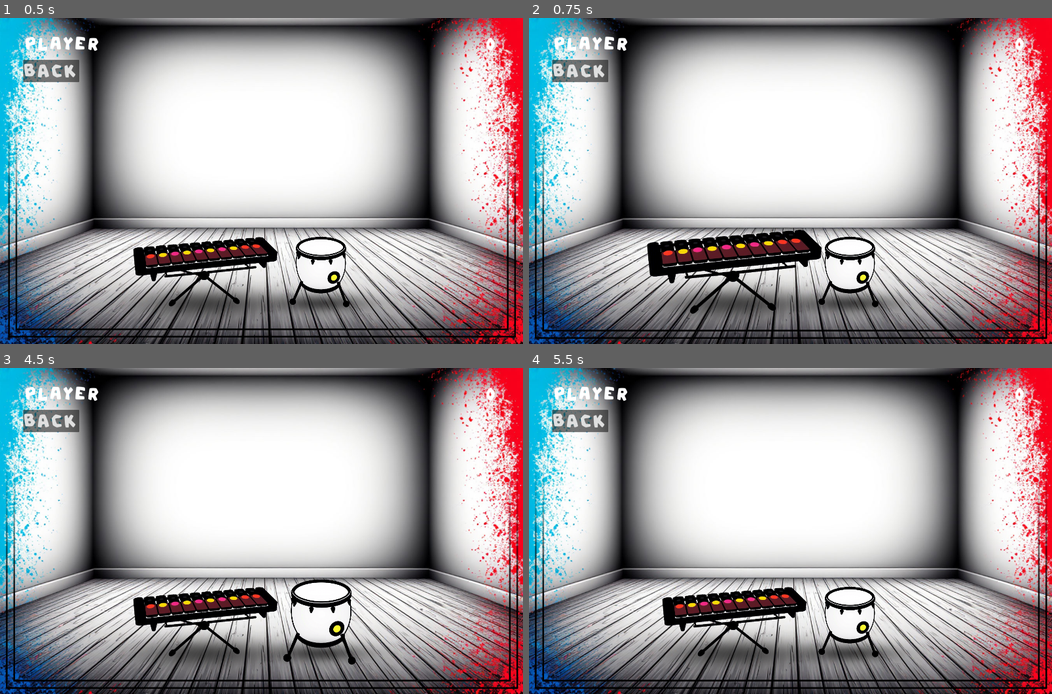
Above: before the commit, frames 1-4 (two rows, left to right).
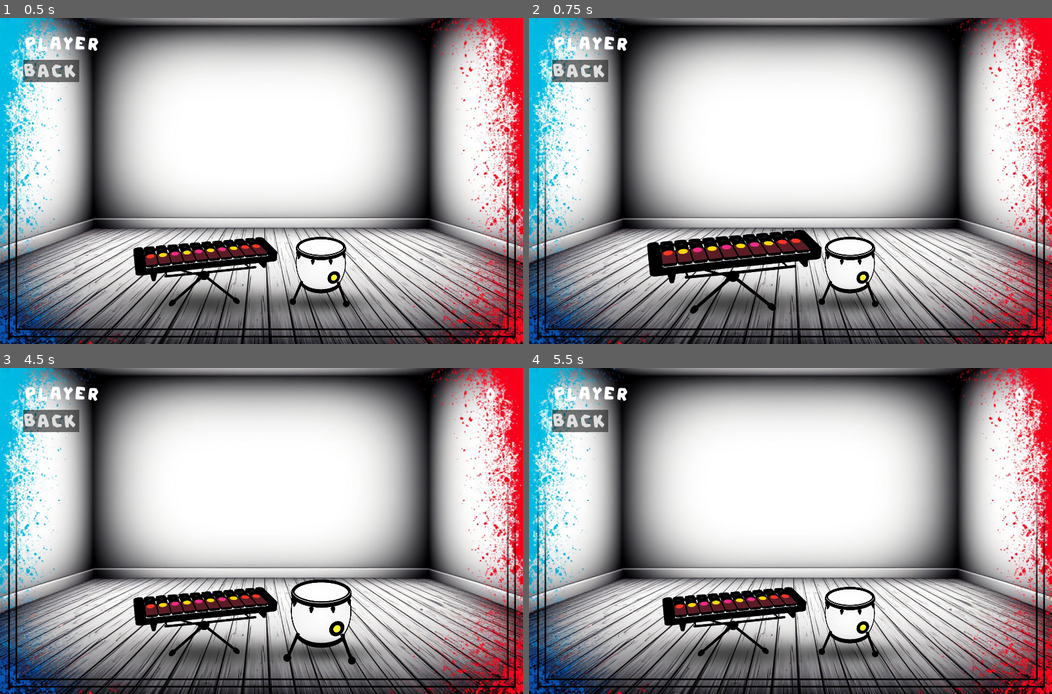
Above: after the commit, the same moments.

Repository: otumno/Bandgo
Game: Godot game, scene res://project/scenes/Game.tscn
The game is run twice, just before and just after one commit, with the same random seed, the same clock (stepped at 60 frames per second) and the same inputs. This scene is started directly instead of the project's main scene.
Inputs (mouse positions are in pixels of both pictures, inside the frame that each line leads up to):
- Up to frame 1 (0.5 s): no input
- Up to frame 2 (0.75 s): tap Enter at 0.5 s; move the mouse to (732, 255) at 0.52 s; click (732, 255) at 0.67 s
- Up to frame 3 (4.5 s): click "BACK" at 1.25 s; click "GAME" at 2 s; click "Player Очки: 0" at 2.75 s; click "Слот 2" at 3.5 s; tap Space at 4.25 s; move the mouse to (319, 612) at 4.27 s; click (319, 612) at 4.42 s
- Up to frame 4 (5.5 s): tap Enter at 5 s; move the mouse to (842, 459) at 5.02 s; click (842, 459) at 5.17 s

Frame 1 is identical in both runs. In frame 2, 3.4% of the frame differs, in the area x 1-100%, y 34-99%; in frame 3, 3.4%; in frame 4, 3.4%.

Commit message:
Add keyboard input

Diff:
--- a/project.godot
+++ b/project.godot
@@ -30,6 +30,29 @@
 window/size/viewport_height=1200
 window/size/mode=3
 
+[input]
+
+a={
+"deadzone": 0.2,
+"events": [Object(InputEventKey,"resource_local_to_scene":false,"resource_name":"","device":-1,"window_id":0,"alt_pressed":false,"shift_pressed":false,"ctrl_pressed":false,"meta_pressed":false,"pressed":false,"keycode":0,"physical_keycode":65,"key_label":0,"unicode":97,"location":0,"echo":false,"script":null)
+]
+}
+D={
+"deadzone": 0.2,
+"events": [Object(InputEventKey,"resource_local_to_scene":false,"resource_name":"","device":-1,"window_id":0,"alt_pressed":false,"shift_pressed":false,"ctrl_pressed":false,"meta_pressed":false,"pressed":false,"keycode":0,"physical_keycode":68,"key_label":0,"unicode":68,"location":0,"echo":false,"script":null)
+]
+}
+W={
+"deadzone": 0.2,
+"events": [Object(InputEventKey,"resource_local_to_scene":false,"resource_name":"","device":-1,"window_id":0,"alt_pressed":false,"shift_pressed":false,"ctrl_pressed":false,"meta_pressed":false,"pressed":false,"keycode":0,"physical_keycode":87,"key_label":0,"unicode":87,"location":0,"echo":false,"script":null)
+]
+}
+S={
+"deadzone": 0.2,
+"events": [Object(InputEventKey,"resource_local_to_scene":false,"resource_name":"","device":-1,"window_id":0,"alt_pressed":false,"shift_pressed":false,"ctrl_pressed":false,"meta_pressed":false,"pressed":false,"keycode":0,"physical_keycode":83,"key_label":0,"unicode":83,"location":0,"echo":false,"script":null)
+]
+}
+
 [rendering]
 
 renderer/rendering_method="gl_compatibility"
--- a/project/scenes/BPMGenerator.tscn
+++ b/project/scenes/BPMGenerator.tscn
@@ -1,7 +1,11 @@
-[gd_scene load_steps=2 format=3 uid="uid://ut5ka6kryqyo"]
+[gd_scene load_steps=4 format=3 uid="uid://ut5ka6kryqyo"]
 
 [ext_resource type="Script" uid="uid://c75nob438sph0" path="res://project/scripts/BPM_Manager.gd" id="1_7n0pn"]
+[ext_resource type="AudioStream" uid="uid://b4yc4eov6sn8o" path="res://project/assets/sounds/Tac1.mp3" id="2_6rr8p"]
+[ext_resource type="AudioStream" uid="uid://dn77en3rkyisk" path="res://project/assets/sounds/Tic1.mp3" id="3_3r4sx"]
 
 [node name="BpmManager" type="Node"]
 script = ExtResource("1_7n0pn")
+metronome_pattern = Array[int]([1, 2, 2, 2])
+metronome_sounds = Array[AudioStream]([ExtResource("2_6rr8p"), ExtResource("3_3r4sx")])
 metadata/_custom_type_script = "uid://c75nob438sph0"
--- a/project/scenes/Game.tscn
+++ b/project/scenes/Game.tscn
@@ -61,8 +61,10 @@
 target_sprite = NodePath("Sprite2D")
 frame_1_texture = ExtResource("16_ftep8")
 frame_2_texture = ExtResource("17_27fkg")
-pulse_scale = Vector2(1.01, 1.01)
-pulse_duration = 0.1
+pulse_scale = Vector2(1.001, 1.001)
+pulse_duration = 0.05
+beat_pattern = Array[int]([1, 1, 1, 1])
+pulse_pattern = Array[int]([1, 1, 1, 1])
 
 [node name="Sprite2D" type="Sprite2D" parent="SpritePulser"]
 
@@ -89,6 +91,7 @@
 correct_sound_pattern = Array[AudioStream]([ExtResource("14_lpm4y"), ExtResource("15_qlf8t"), ExtResource("16_n55ws"), ExtResource("17_rbt3f")])
 fail_sound = ExtResource("18_4mt45")
 first_click_sound = ExtResource("16_n55ws")
+input_keys = Array[String](["a"])
 score_popup_scene = ExtResource("19_rbt3f")
 
 [node name="Sprite2D" type="Sprite2D" parent="Instrument_Xylo"]
@@ -111,6 +114,7 @@
 correct_sound_pattern = Array[AudioStream]([ExtResource("14_nooqs")])
 fail_sound = ExtResource("15_ftep8")
 first_click_sound = ExtResource("14_nooqs")
+input_keys = Array[String](["ui_down"])
 score_popup_scene = ExtResource("19_rbt3f")
 
 [node name="Sprite2D" type="Sprite2D" parent="Instrument_Tom"]
--- a/project/scripts/Instrument.gd
+++ b/project/scripts/Instrument.gd
@@ -15,6 +15,9 @@
 @export var combo_multipliers: Array[int] = [1, 2, 3, 5, 8]
 @export var allow_multiple_hits_per_beat: bool = false
 @export var miss_limit_before_combo_reset: int = 3
+
+@export_category("Input Settings")
+@export var input_keys: Array[String]  # Массив для хранения клавиш
 
 @export_category("Visual Feedback")
 @export var score_popup_scene: PackedScene
@@ -52,6 +55,11 @@
 	base_scale = sprite.scale if sprite else Vector2.ONE
 	input_event.connect(_on_input_event)
 
+func _process(delta: float) -> void:
+	for key in input_keys:
+		if Input.is_action_just_pressed(key):
+			_handle_click()
+
 func _initialize_nodes():
 	if not audio_player:
 		audio_player = AudioStreamPlayer.new()
@@ -146,7 +154,7 @@
 	_add_points(points_per_click if !is_double_hit else 0)
 	if is_double_hit:
 		_show_combo_reset("Double hit!")
-	_reset_combo()
+		_reset_combo()
 
 func _reset_combo():
 	combo_count = 0
